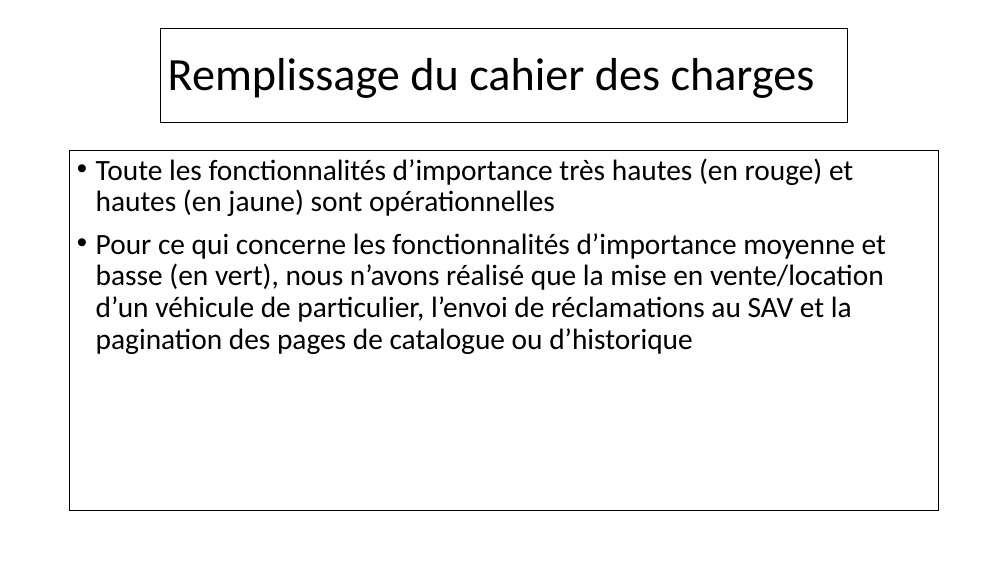
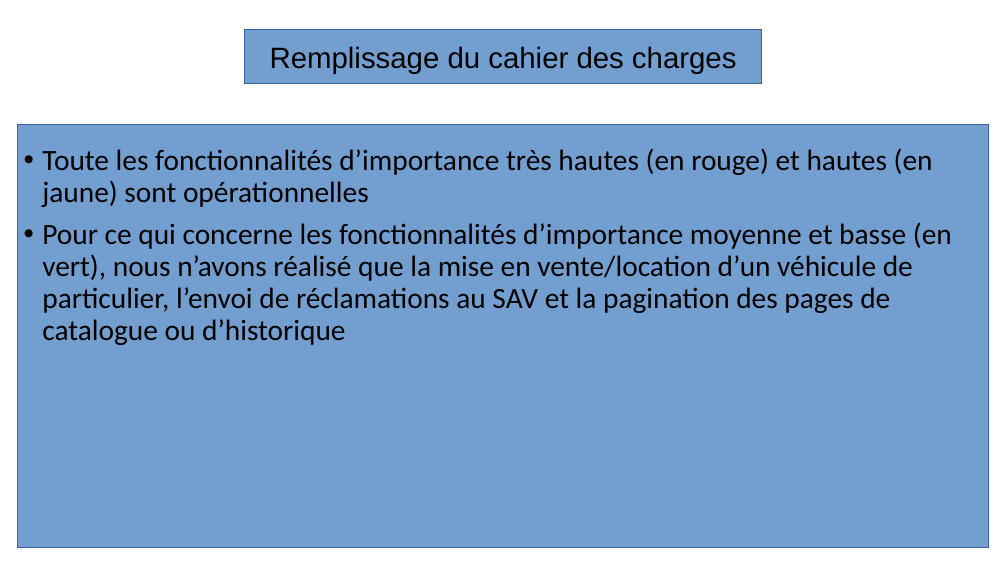
Before and after one commit to Ganti7/Carmania, a slide deck: slide 8 of documentation/diapo_PIA.odp (slide 13 before the commit). Drawn at 1008x567 pixels with LibreOffice and Linux fonts; fonts in the diff are those of the drawing; background and template pictures are left out. Boxes give left, top, right and bottom in pixels: in the first picture for what was removed or moved away, otherwise in the second. Text is boxed around its words. In the diff, an @@ line names an element or a change of style, - is before the commit and + after.

```diff
--- a/documentation/diapo_PIA.odp
+++ b/documentation/diapo_PIA.odp
@@ rectangle "Remplissage du cahier des charges": place and size @@
-rectangle "Remplissage du cahier des charges" at [160, 29, 848, 123]
+rectangle "Remplissage du cahier des charges" at [244, 29, 762, 83]
@@ rectangle "Remplissage du cahier des charges" at [244, 29, 762, 83]: size 44 to 28 pt, font Calibri to Arial; alignment left to centre; line spacing 0.9 to 1; title to rectangle; fill #FFFFFF to #729FCF; outline #000000 0.99 pt to #3465A4 0 pt @@
@@ text "Toute les fonctionnalités d’importance très ...": place and size @@
-text "Toute les fonctionnalités d’importance très ..." at [70, 151, 939, 511]
+text "Toute les fonctionnalités d’importance très ..." at [42, 148, 952, 345]
@@ text "Toute les fonctionnalités d’importance très ..." at [42, 148, 952, 345]: fill #FFFFFF to none; outline #000000 0.99 pt to none @@
@@ rectangle added at [18, 125, 988, 547], fill #729FCF, outline #3465A4 0 pt @@
```
Also in this commit, not shown: 13 other slides changed, 4 slides added, 1 slide removed, 1 other file.
